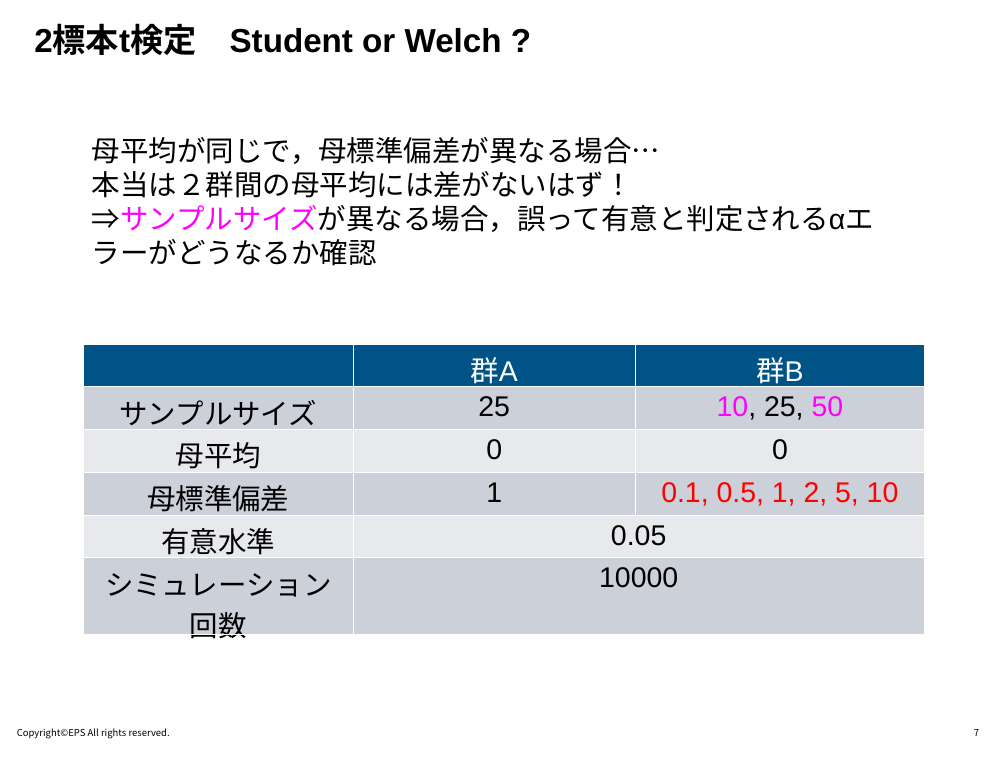
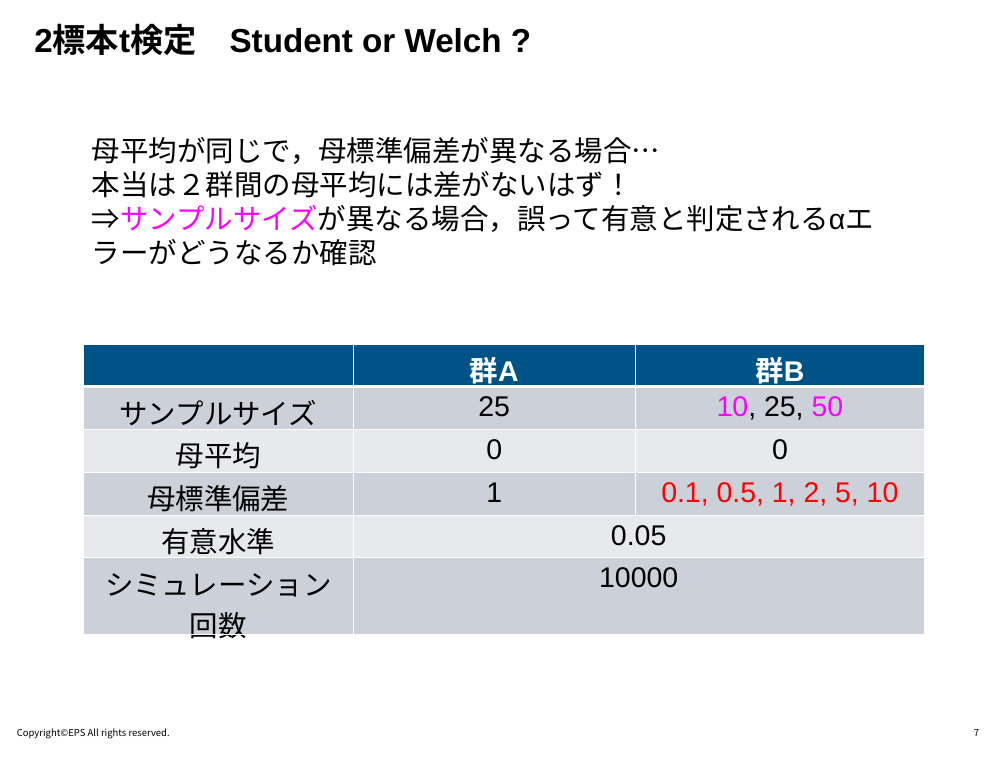
Before and after one commit to R-with-Pharma-Labo/Meetup_1, a slide deck: slide 7 of Materials/1620-1630_Nakagawa/はじめてのシミュレーション_R with Pharma Lab_20260408.pptx. Drawn at 1008x757 pixels with LibreOffice and Linux fonts; fonts in the diff are those of the drawing; background and template pictures are left out. Boxes give left, top, right and bottom in pixels: in the first picture for what was removed or moved away, otherwise in the second. Text is boxed around its words. In the diff, an @@ line names an element or a change of style, - is before the commit and + after.

```diff
--- a/Materials/1620-1630_Nakagawa/はじめてのシミュレーション_R with Pharma Lab_20260408.pptx
+++ b/Materials/1620-1630_Nakagawa/はじめてのシミュレーション_R with Pharma Lab_20260408.pptx
@@ table at <box>84,344,924,647</box> @@
@@ bold on in "群A", "群B" @@
```
Also in this commit, not shown: 2 other slides changed, 1 slide added.
